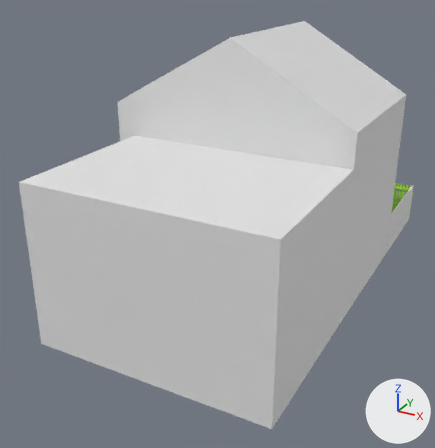
Two versions of the FBX model SakuraProject/Assets/models/relleno2_st.fbx, one commit apart.
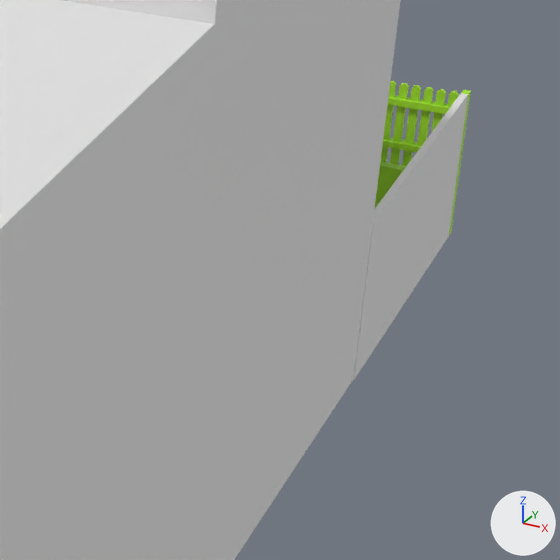
Each version is shown whole from a 50 mm camera at (7.1, -15.91, 8.23) aimed at (-0.11, -2.81, 1.68), then close up on the part from 70% to 100% of the width and 37% to 66% of the height. The lights are fixed; the arrows at lower right show +X, +Y and +Z. Vertices at the same position are counted once.

The first close-up shows 'relleno2', 'relleno2.002'.
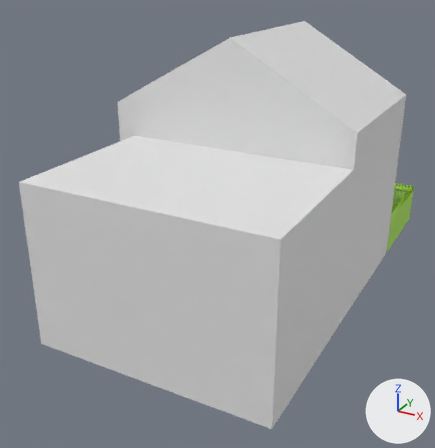
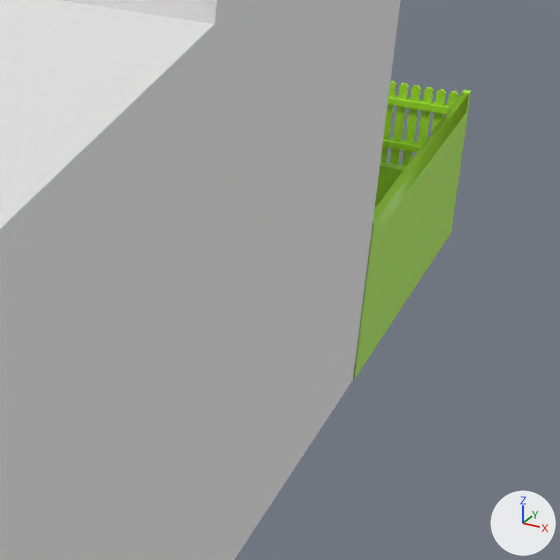
What differs and where, as boxes [x1, y1, x2, y2] in the close-ups (560 x 560 px):
part 1 of me_cube_072, cut back: before [164, 0, 468, 560]; after [164, 0, 401, 560]
part 2 of me_cube_074, built on (green): after [353, 93, 468, 380]

The change, as a list of edits to the scene's bpy script:
```text
Change me_cube_074:
    used by ob_relleno2_002; location = (0.0, 0.0, 0.0)
    remove me_cube_074.from_pydata(...)  # 3218 vertices, 3166 faces; spans x 0.75..3.65, y 1.18..4.16, z -0.04..1.22
    add me_cube_074.from_pydata(...)  # 3232 vertices, 3180 faces; spans x 0.75..3.65, y 1.09..4.16, z -0.04..1.22
    me_cube_074 part 2
    20 faces are deleted
    2 vertices move within x 3.08, y 1.76, z 0.11
    14 new vertices lie (0.0, -2.97, 0.0) away from vertices in x 3.6..3.65, y 4.06, z 0.0..1.22
    34 new faces join them
Change me_cube_072:
    used by ob_relleno2; location = (0.0, 0.0, 0.0)
    remove me_cube_072.from_pydata(...)  # 259 vertices, 223 faces; spans x -2.76..3.67, y -7.55..4.1, z 0.0..6.62
    add me_cube_072.from_pydata(...)  # 231 vertices, 203 faces; spans x -2.76..3.67, y -7.55..4.1, z 0.0..6.62
    me_cube_072 part 1
    28 vertices are removed from x 3.6..3.65, y 1.09..4.06, z 0.0..1.22
    23 faces are deleted
    1 vertex moves within x 3.65, y 1.09, z 0.0
    3 new faces join them
```
